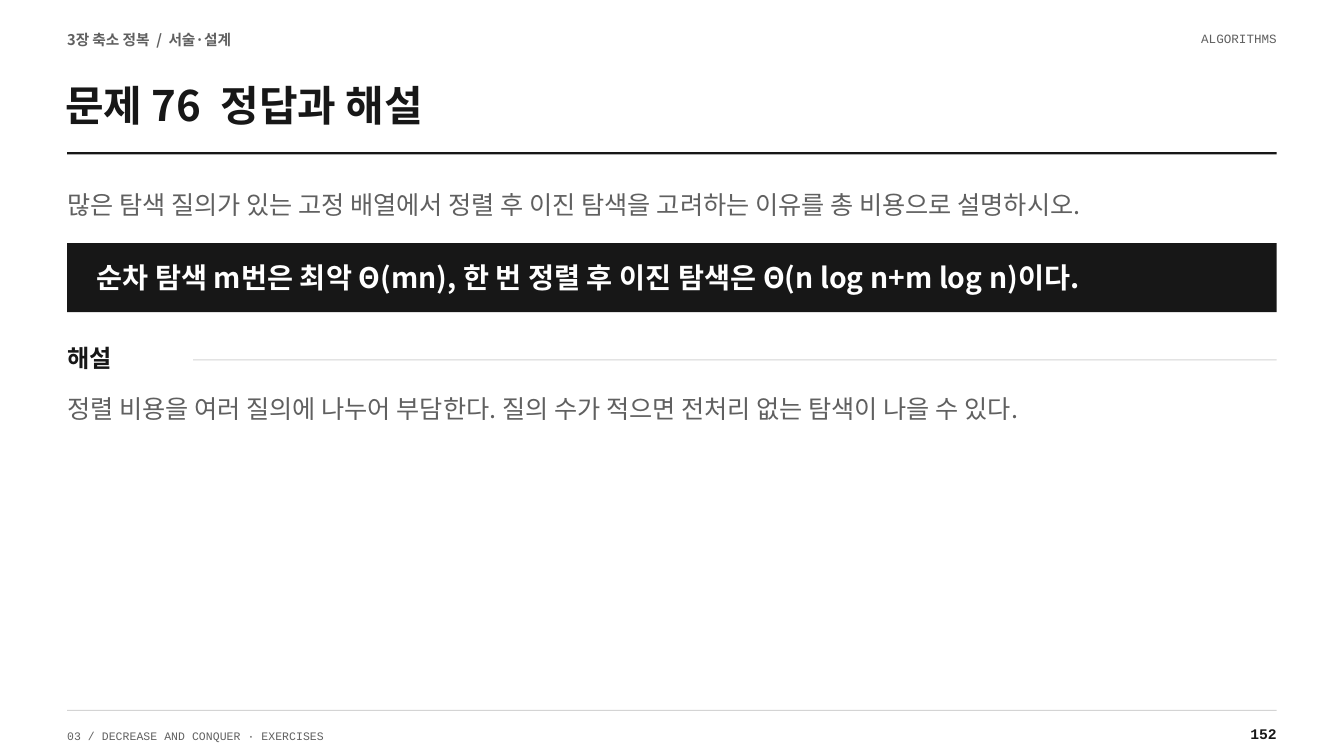
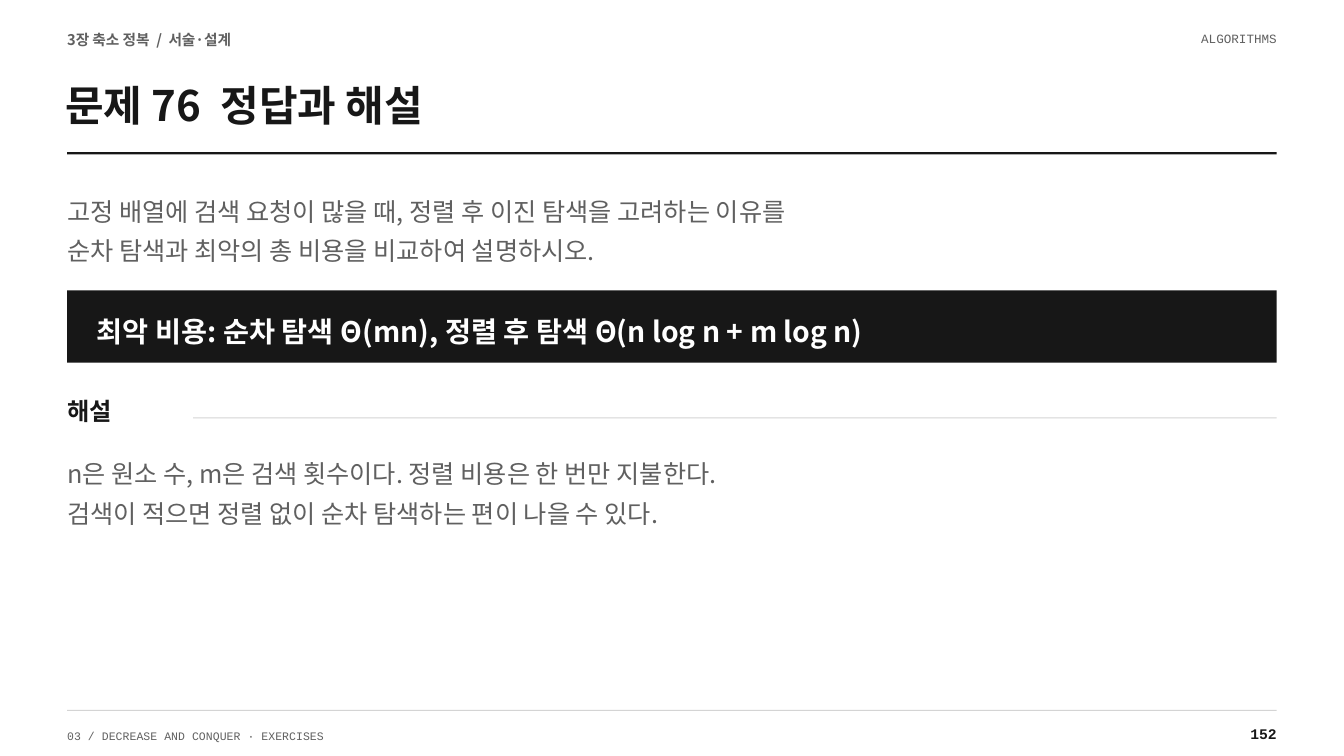
Before and after one commit to Sangdon-Park/Sangdon-Park.github.io, a slide deck: slide 152 of data/알고리즘/3장_연습문제_100문항_수업용.pptx. Drawn at 1344x756 pixels with LibreOffice and Linux fonts; fonts in the diff are those of the drawing. Boxes give left, top, right and bottom in pixels: in the first picture for what was removed or moved away, otherwise in the second. Text is boxed around its words. In the diff, an @@ line names an element or a change of style, - is before the commit and + after.

```diff
--- a/data/알고리즘/3장_연습문제_100문항_수업용.pptx
+++ b/data/알고리즘/3장_연습문제_100문항_수업용.pptx
@@ text at (67, 200, 786, 262): text changed @@
-많은 탐색 질의가 있는 고정 배열에서 정렬 후 이진 탐색을 고려하는 이유를 총 비용으로 설명하시오.
+고정 배열에 검색 요청이 많을 때, 정렬 후 이진 탐색을 고려하는 이유를
+순차 탐색과 최악의 총 비용을 비교하여 설명하시오.
@@ rectangle: place and size @@
-rectangle at (68, 243, 1277, 313)
+rectangle at (68, 290, 1277, 363)
@@ text at (97, 318, 863, 349): text changed @@
-순차 탐색 m번은 최악 Θ(mn), 한 번 정렬 후 이진 탐색은 Θ(n log n+m log n)이다.
+최악 비용: 순차 탐색 Θ(mn), 정렬 후 탐색 Θ(n log n + m log n)
@@ text "해설": place and size @@
-text "해설" at (67, 346, 111, 369)
+text "해설" at (67, 399, 111, 422)
@@ rectangle: place and size @@
-rectangle at (194, 360, 1277, 361)
+rectangle at (194, 417, 1277, 418)
@@ text at (67, 462, 717, 525): text changed @@
-정렬 비용을 여러 질의에 나누어 부담한다. 질의 수가 적으면 전처리 없는 탐색이 나을 수 있다.
+n은 원소 수, m은 검색 횟수이다. 정렬 비용은 한 번만 지불한다.
+검색이 적으면 정렬 없이 순차 탐색하는 편이 나을 수 있다.
```
Also in this commit, not shown: 45 other slides changed, 4 other files.
